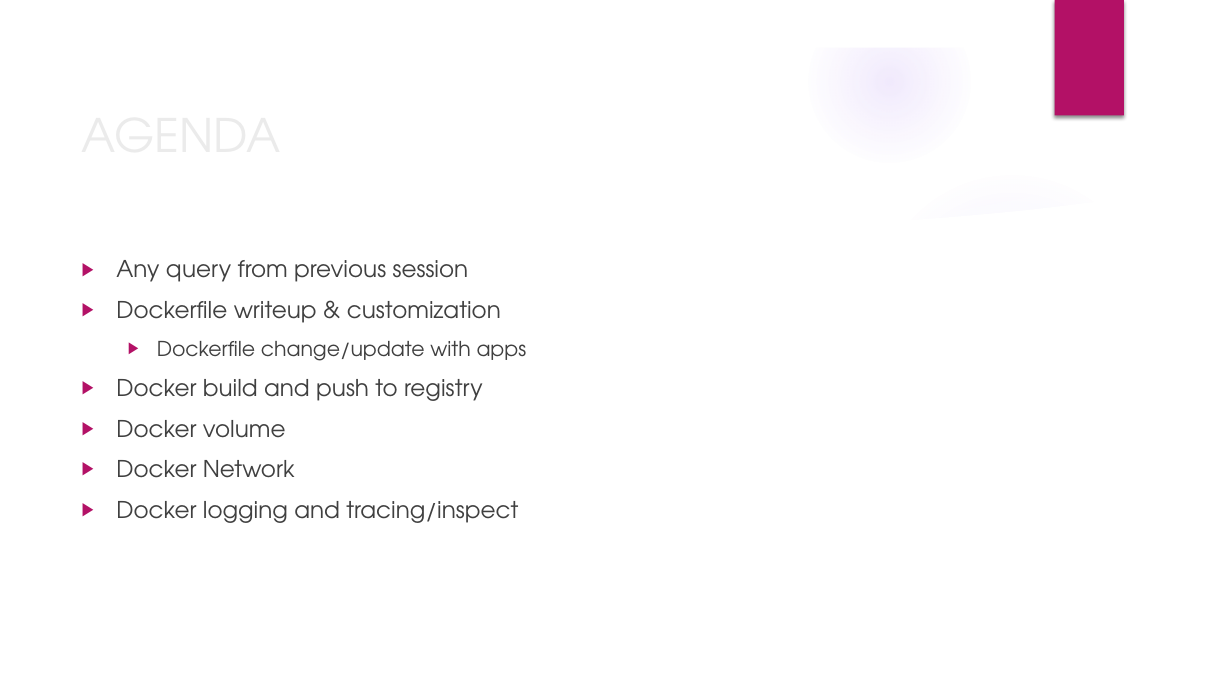
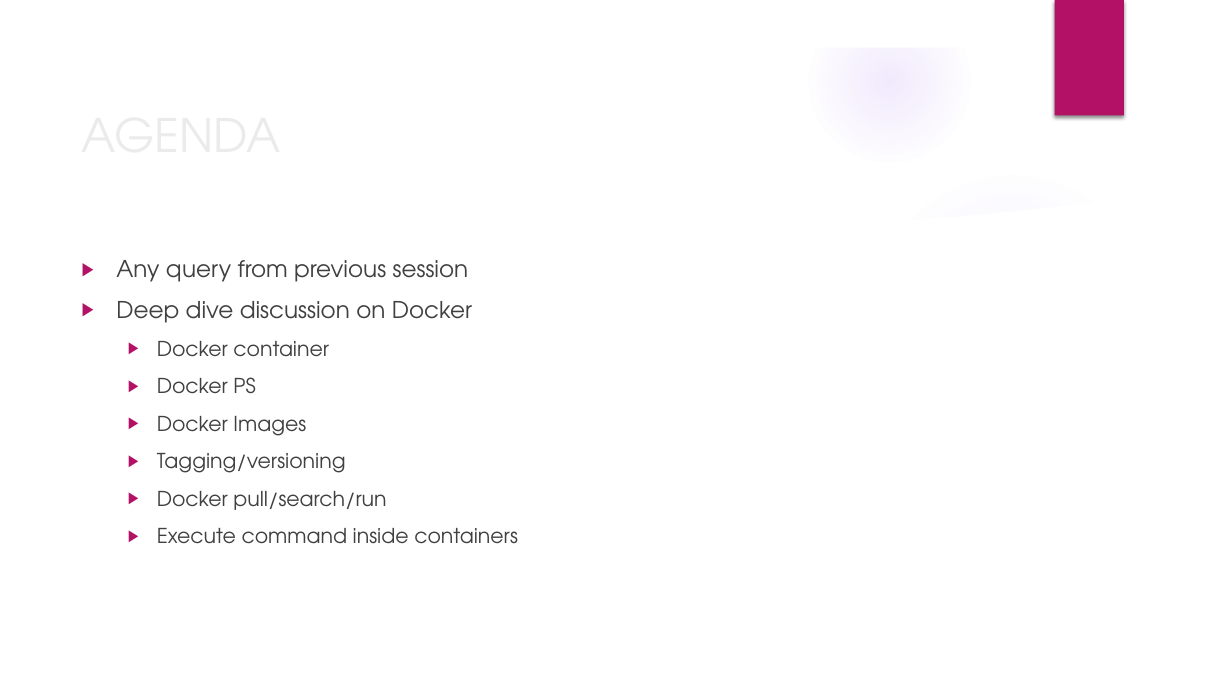
Before and after one commit to deepkumartraining/docker-k8s-April23, a slide deck: slide 2 of Day6/DockerAndKubernetes_Training-Day6.pptx. Drawn at 1232x693 pixels with LibreOffice and Linux fonts; fonts in the diff are those of the drawing; background and template pictures are left out. Boxes give left, top, right and bottom in pixels: in the first picture for what was removed or moved away, otherwise in the second. Text is boxed around its words. In the diff, an @@ line names an element or a change of style, - is before the commit and + after.

```diff
--- a/Day6/DockerAndKubernetes_Training-Day6.pptx
+++ b/Day6/DockerAndKubernetes_Training-Day6.pptx
@@ text at [116,301,518,544]: text changed; size 18 to 16 pt @@
-▶ Dockerfile writeup & customization
-  ▶ Dockerfile change/update with apps
-▶ Docker build and push to registry
-▶ Docker volume
-▶ Docker Network
-▶ Docker logging and tracing/inspect
+▶ Deep dive discussion on Docker
+  ▶ Docker container
+  ▶ Docker PS
+  ▶ Docker Images
+  ▶ Tagging/versioning
+  ▶ Docker pull/search/run
+  ▶ Execute command inside containers
```
Also in this commit, not shown: 1 other slide changed, 2 slides removed, 1 other file.
